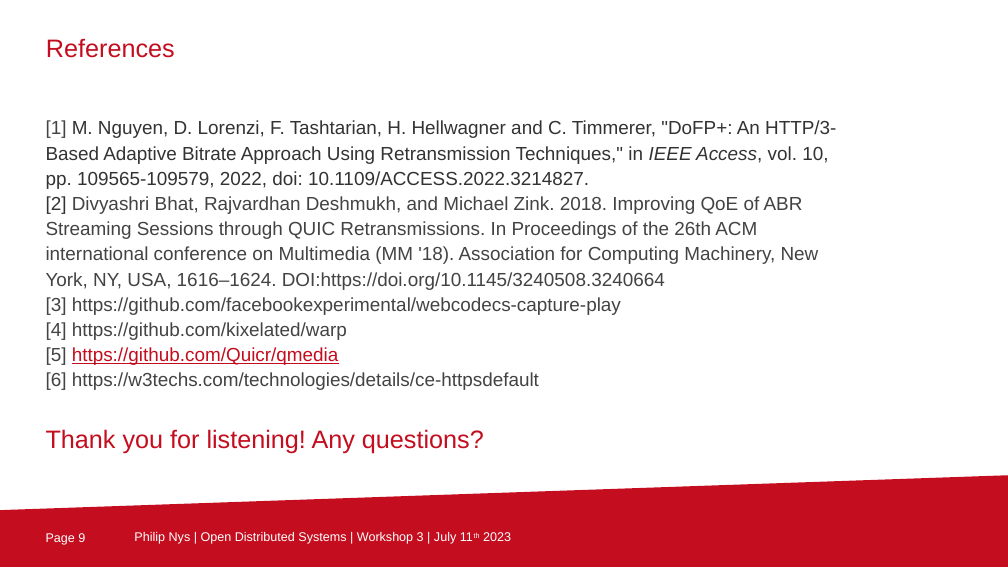
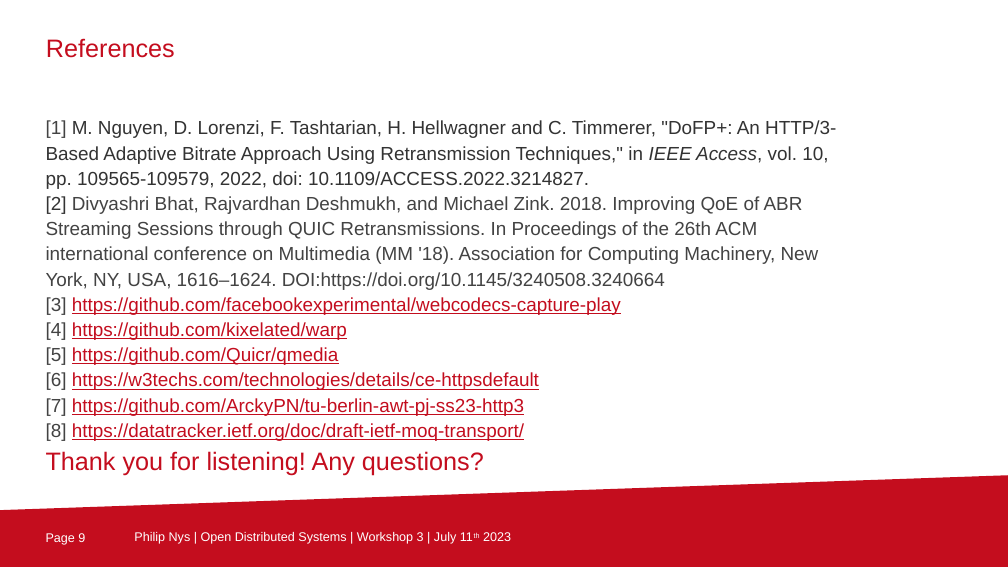
Before and after one commit to ArckyPN/tu-berlin-awt-pj-ss23-http3, a slide deck: slide 9 of Workshops/3/awt-pj-ss23-evaluation-of-http3-for-media-streaming-2.pptx. Drawn at 1008x567 pixels with LibreOffice and Linux fonts; fonts in the diff are those of the drawing; background and template pictures are left out. Boxes give left, top, right and bottom in pixels: in the first picture for what was removed or moved away, otherwise in the second. Text is boxed around its words. In the diff, an @@ line names an element or a change of style, - is before the commit and + after.

```diff
--- a/Workshops/3/awt-pj-ss23-evaluation-of-http3-for-media-streaming-2.pptx
+++ b/Workshops/3/awt-pj-ss23-evaluation-of-http3-for-media-streaming-2.pptx
@@ text at (46, 297, 621, 390): text colour #434343 to #C30D1E, underline on in "https://github.com/facebookexperimental/webcodecs-capture-pl ...", "https://github.com/kixelated/warp", "https://w3techs.com/technologies/details/ce-httpsdefault" @@
@@ text at (46, 398, 524, 441): paragraphs added @@
+[7] https://github.com/ArckyPN/tu-berlin-awt-pj-ss23-http3
+[8] https://datatracker.ietf.org/doc/draft-ietf-moq-transport/
@@ text "Thank you for listening! Any ...": place and size @@
-text "Thank you for listening! Any ..." at (46, 429, 484, 454)
+text "Thank you for listening! Any ..." at (46, 451, 484, 475)
```
Also in this commit, not shown: 4 other slides changed, 1 slide added, 1 slide removed, 2 other files.
